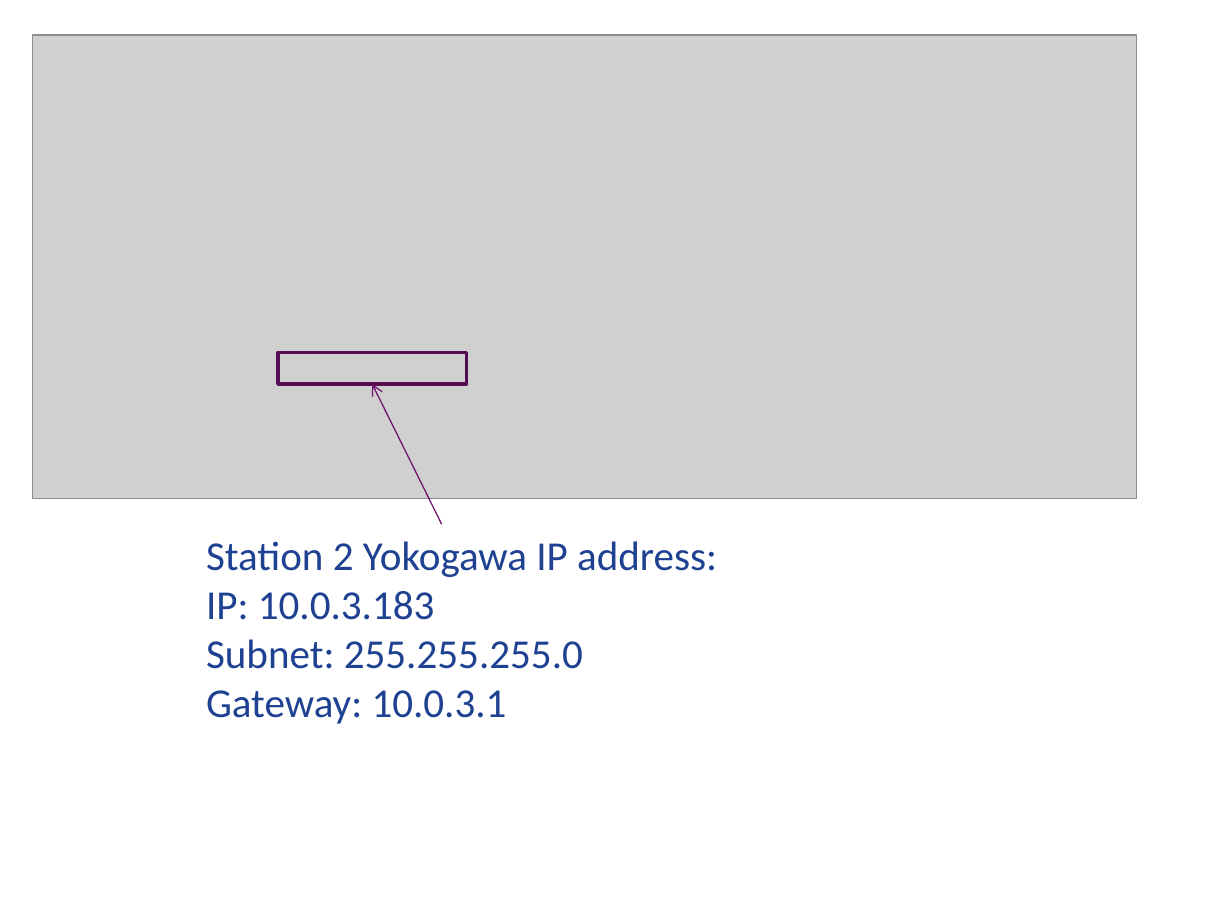
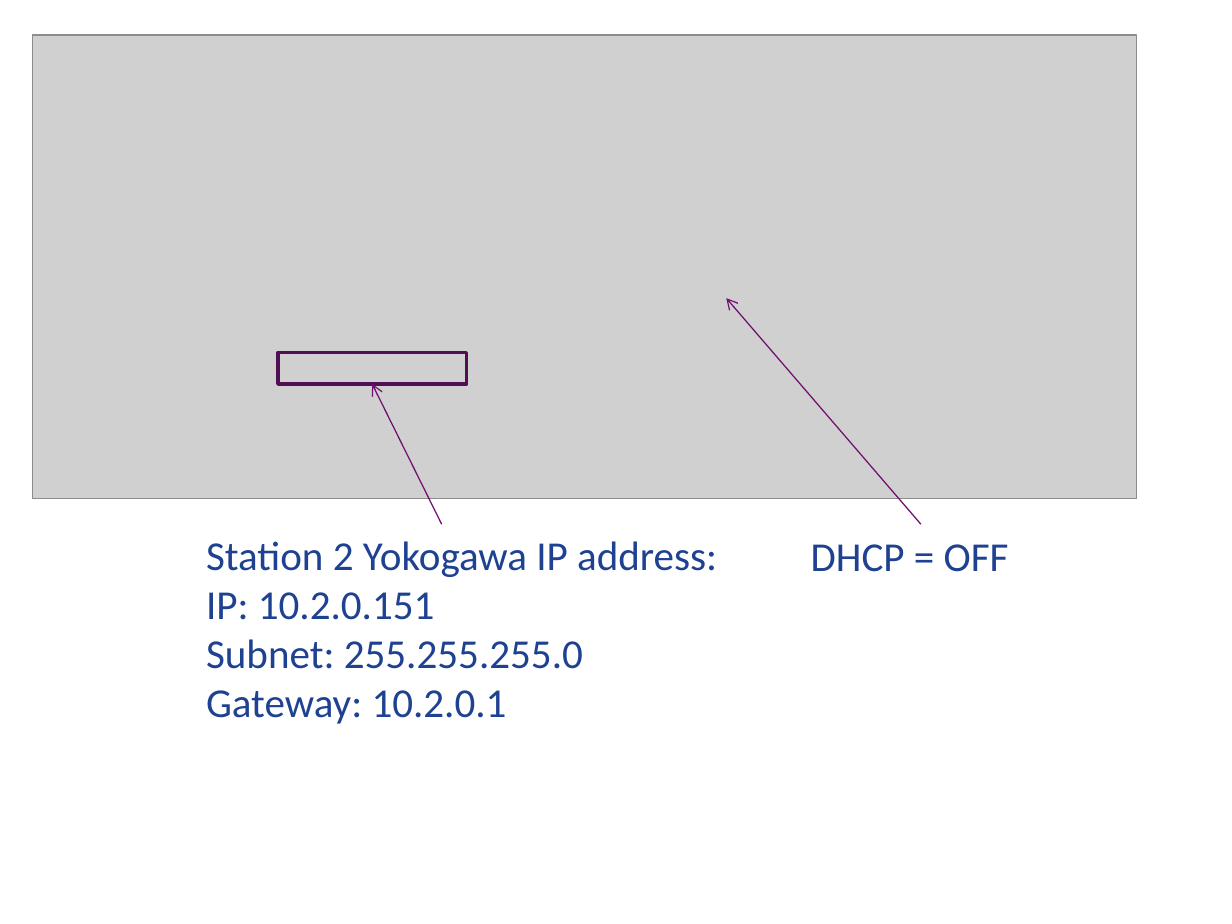
Before and after one commit to 220038920/Technology-Lab, a slide deck: slide 1 of NI-2010/Drivers/Yokogawa WT300 Series/Documentation/Set IP.pptx. Drawn at 1232x924 pixels with LibreOffice and Linux fonts; fonts in the diff are those of the drawing; grey boxes stand for pictures; background and template pictures are left out. Boxes give left, top, right and bottom in pixels: in the first picture for what was removed or moved away, otherwise in the second. Text is boxed around its words. In the diff, an @@ line names an element or a change of style, - is before the commit and + after.

```diff
--- a/NI-2010/Drivers/Yokogawa WT300 Series/Documentation/Set IP.pptx
+++ b/NI-2010/Drivers/Yokogawa WT300 Series/Documentation/Set IP.pptx
@@ arrow added from (920, 525) to (727, 298), #711071 0.75 pt @@
@@ text added at (811, 544, 1009, 572), 24 pt, text #1E4191 @@
+DHCP = OFF
@@ text at (206, 592, 435, 620): text changed @@
-IP: 10.0.3.183
+IP: 10.2.0.151
@@ text at (206, 690, 507, 724): text changed @@
-Gateway: 10.0.3.1
+Gateway: 10.2.0.1
```
Also in this commit, not shown: 9 other files.
